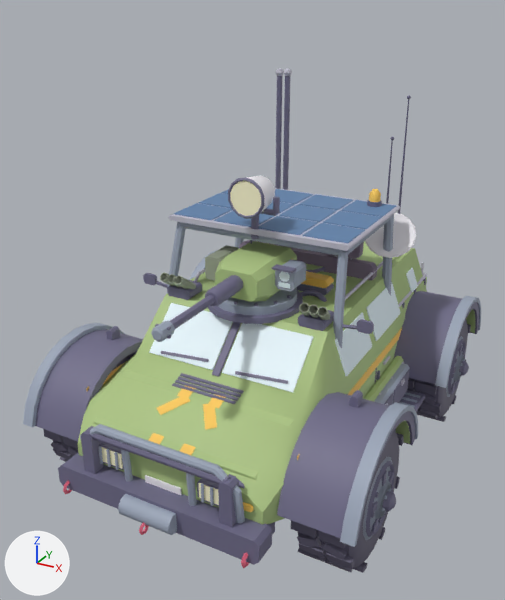
Before and after pictures for a commit that changed the glTF model src/assets/rover.glb.
Both versions are drawn from a 50 mm camera at (4.09, -8.3, 6.28) aimed at (-0.24, -0.44, 2.35). Every picture has the same lights, and +X, +Y and +Z are marked at lower left. The picture after the commit comes second. Where no turn or scale is listed for an object, it has been applied to the vertices. Vertices at exactly the same position are counted once.

Script lines for the objects in view, before the commit:
```python
ob_civ_beacon = bpy.data.objects.new('civ_beacon', me_civ_beacon)
ob_civ_beacon.location = (0.98, 0.9, 3.57)
ob_civ_beaconlens = bpy.data.objects.new('civ_beaconLens', me_civ_beaconlens)
ob_civ_beaconlens.location = (0.98, 0.9, 3.69)
ob_civ_cage = bpy.data.objects.new('civ_cage', me_civ_cage)
ob_civ_cage.location = (0.0, -0.03, 2.49)
ob_civ_canopy = bpy.data.objects.new('civ_canopy', me_civ_canopy)
ob_civ_canopy.location = (0.0, 0.12, 3.5)
ob_civ_cells = bpy.data.objects.new('civ_cells', me_civ_cells)
ob_civ_cells.location = (0.0, 0.12, 3.54)
ob_civ_dish = bpy.data.objects.new('civ_dish', me_civ_dish)
ob_civ_dish.location = (1.2, 1.04, 3.11)
ob_civ_mast = bpy.data.objects.new('civ_mast', me_civ_mast)
ob_civ_mast.parent = ob_civil_chassis
ob_civ_mast.location = (1.18, 1.12, 2.25)
ob_civ_mast.scale = (0.75, 0.75, 0.75)
ob_civ_pole = bpy.data.objects.new('civ_pole', me_civ_pole)
ob_civ_pole.location = (-1.24, 2.3, 3.3)
ob_mil_side11 = bpy.data.objects.new('mil_side11', me_mil_side11)
ob_mil_side11.location = (1.35, 0.57, 2.13)
# also in view: 'mil_arch-11' at (-1.85, -1.8, 1.49); 'mil_tread1' at (1.85, -1.8, 0.85); 'civ_bonnet' at (0.0, -1.88, 1.46); 'mil_hull' at (0.0, -0.11, 1.58); 'mil_wind-0.56' at (-0.56, -1.51, 2.19)
```
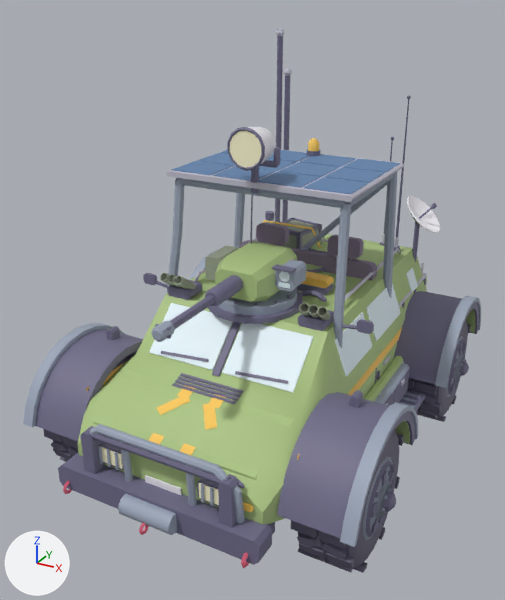
Commit message: Civil buggy: raise the canopy, move the dish and beacon

Where the newer file only moved an object's origin or applied its transform, the numbers keep the older frame.

Where the change shows, as pixel boxes [x1, y1, x2, y2] in the pictures (505 x 600 px; the box of a moved part takes in the faces that stretch with it):
'civ_cells', moved: before [174, 189, 396, 243]; after [172, 150, 400, 194]
'civ_cage', reshaped, moved: before [167, 214, 394, 348]; after [167, 172, 397, 348]
'civ_canopy', moved: before [169, 188, 400, 251]; after [166, 150, 404, 202]
'civ_dish', reshaped (35% narrower, 15% shorter): before [365, 213, 416, 258]; after [407, 196, 440, 234]
'civ_lightLens', moved: before [230, 181, 261, 216]; after [230, 130, 261, 168]
'civ_pole', moved, rescaled: before [275, 76, 282, 189]; after [275, 36, 283, 222]
'civ_lightBody', moved: before [246, 176, 275, 211]; after [248, 127, 276, 164]
'civ_lightRing', moved: before [228, 177, 264, 219]; after [227, 127, 265, 171]
'civ_lightYoke', moved: before [261, 196, 280, 216]; after [260, 147, 281, 168]
'civ_lightPost', moved: before [251, 215, 259, 239]; after [251, 166, 259, 193]
'civ_beaconLens', moved: before [369, 189, 381, 202]; after [308, 138, 319, 151]
'civ_mast', moved (not visible before): after [412, 221, 420, 262]
'civ_beacon', moved: before [367, 200, 382, 207]; after [307, 150, 321, 157]
'civ_poleCap', moved: before [276, 68, 284, 76]; after [276, 28, 284, 36]
part 1 of me_civ_cage, moved or reshaped (mostly hidden before): before [235, 237, 244, 248]; after [234, 193, 245, 248]
part 2 of me_civ_cage, moved or reshaped: before [382, 214, 394, 296]; after [383, 173, 397, 298]
part 3 of me_civ_cage, moved or reshaped: before [343, 215, 393, 254]; after [346, 172, 397, 206]
part 4 of me_civ_cage, moved or reshaped: before [179, 222, 343, 255]; after [177, 178, 346, 208]
part 5 of me_civ_cage, moved or reshaped (not visible before): after [300, 182, 387, 250]
part 6 of me_civ_cage, rebuilt: before [167, 222, 186, 288]; after [167, 179, 185, 288]
part 7 of me_civ_cage, rebuilt: before [333, 251, 348, 348]; after [333, 203, 351, 348]

The change, as a diff of the scene's bpy script:
```diff
--- a/src/assets/rover.glb.py
+++ b/src/assets/rover.glb.py
@@ me_civ_cage @@
-me_civ_cage.from_pydata(...)  # 184 vertices, 324 faces; spans x -1.37..1.37, y -1.08..1.08, z -1.0..1.0
+me_civ_cage.from_pydata(...)  # 200 vertices, 356 faces; spans x -1.37..1.37, y -1.08..1.08, z -1.3..1.3
+# me_civ_cage part 1: the loose piece of 16 vertices spanning x -1.37..-1.11, y 0.84..1.08, z -1.0..0.93 is scaled about its middle by (1, 1, 1.31)
+# me_civ_cage part 2: the loose piece of 16 vertices spanning x 1.11..1.37, y 0.84..1.08, z -1.0..0.93 is scaled about its middle by (1, 1, 1.31)
+# me_civ_cage part 3: the loose piece of 16 vertices spanning x 1.12..1.24, y -0.69..1.01, z 0.84..0.99 is moved by (0.0, 0.0, 0.3)
+# me_civ_cage part 4: the loose piece of 16 vertices spanning x -1.18..1.18, y -0.75..-0.62, z 0.84..0.97 is moved by (0.0, 0.0, 0.3)
+# me_civ_cage part 5: the loose piece of 12 vertices spanning x -1.28..1.23, y 0.86..1.06, z -0.98..0.92 is multiplied about its middle by the matrix ((1.119, 0.0, -0.157), (-0.001, 1.13, -0.006), (0.157, 0.006, 1.119))
+# me_civ_cage part 6: the loose piece of 24 vertices spanning x -1.36..-1.12, y -1.08..-0.62, z -1.0..0.92 is rebuilt with 32 vertices and now spans x -1.36..-1.12, y -1.08..-0.62, z -1.3..1.22
+# me_civ_cage part 7: the loose piece of 24 vertices spanning x 1.12..1.36, y -1.08..-0.62, z -1.0..0.92 is rebuilt with 32 vertices and now spans x 1.12..1.36, y -1.08..-0.62, z -1.3..1.22
+# other edits to the shape of me_civ_cage do not show in these pictures
 me_civ_cage.materials.append(mat_steel)
@@ me_civ_dish @@
-me_civ_dish.from_pydata(...)  # 98 vertices, 192 faces; spans x -0.357..0.357, y -0.269..0.269, z -0.259..0.259
+me_civ_dish.from_pydata(...)  # 98 vertices, 192 faces; spans x -0.149..0.389, y 0.894..1.63, z -0.268..0.234
+# me_civ_dish part 8: the whole mesh is multiplied about its middle by the matrix ((0.0, -1.0, 0.0), (0.969, 0.0, -0.247), (0.247, 0.0, 0.969)), then moved by (0.12, 1.262, -0.017)
 me_civ_dish.materials.append(mat_white)
@@ me_civ_pole @@
-me_civ_pole.from_pydata(...)  # 12 vertices, 20 faces; spans x -0.04..0.04, y -0.05..0.05, z -1.8..1.8
+me_civ_pole.from_pydata(...)  # 12 vertices, 20 faces; spans x -0.04..0.04, y -0.05..0.05, z -1.8..2.4
+# me_civ_pole part 9: the whole mesh is scaled about its middle by (1, 1, 1.17), then moved by (0.0, 0.0, 0.3)
 me_civ_pole.materials.append(mat_dark)
@@ ob_civ_beacon @@
 ob_civ_beacon = bpy.data.objects.new('civ_beacon', me_civ_beacon)
-ob_civ_beacon.location = (0.98, 0.9, 3.57)
+ob_civ_beacon.location = (0.0, 0.95, 4.17)
@@ ob_civ_beaconlens @@
 ob_civ_beaconlens = bpy.data.objects.new('civ_beaconLens', me_civ_beaconlens)
-ob_civ_beaconlens.location = (0.98, 0.9, 3.69)
+ob_civ_beaconlens.location = (0.0, 0.95, 4.3)
@@ ob_civ_cage @@
 ob_civ_cage = bpy.data.objects.new('civ_cage', me_civ_cage)
-ob_civ_cage.location = (0.0, -0.03, 2.49)
+ob_civ_cage.location = (0.0, -0.03, 2.79)
@@ ob_civ_canopy @@
 ob_civ_canopy = bpy.data.objects.new('civ_canopy', me_civ_canopy)
-ob_civ_canopy.location = (0.0, 0.12, 3.5)
+ob_civ_canopy.location = (0.0, 0.12, 4.1)
@@ ob_civ_cells @@
 ob_civ_cells = bpy.data.objects.new('civ_cells', me_civ_cells)
-ob_civ_cells.location = (0.0, 0.12, 3.54)
+ob_civ_cells.location = (0.0, 0.12, 4.14)
@@ ob_civ_mast @@
 ob_civ_mast.parent = ob_civil_chassis
-ob_civ_mast.location = (1.18, 1.12, 2.25)
+ob_civ_mast.location = (1.24, 2.3, 2.24)
 ob_civ_mast.scale = (0.75, 0.75, 0.75)
@@ ob_civ_polecap @@
 ob_civ_polecap = bpy.data.objects.new('civ_poleCap', me_civ_polecap)
-ob_civ_polecap.location = (-1.24, 2.3, 5.1)
+ob_civ_polecap.location = (-1.24, 2.3, 5.7)
@@ ob_civ_lightbody @@
 ob_civ_lightbody = bpy.data.objects.new('civ_lightBody', me_civ_lightbody)
-ob_civ_lightbody.location = (0.0, -0.79, 3.98)
+ob_civ_lightbody.location = (0.0, -0.79, 4.58)
@@ ob_civ_lightlens @@
 ob_civ_lightlens = bpy.data.objects.new('civ_lightLens', me_civ_lightlens)
-ob_civ_lightlens.location = (0.0, -1.02, 3.98)
+ob_civ_lightlens.location = (0.0, -1.02, 4.58)
@@ ob_civ_lightpost @@
 ob_civ_lightpost = bpy.data.objects.new('civ_lightPost', me_civ_lightpost)
-ob_civ_lightpost.location = (0.0, -0.8, 3.59)
+ob_civ_lightpost.location = (0.0, -0.8, 4.19)
@@ ob_civ_lightring @@
 ob_civ_lightring = bpy.data.objects.new('civ_lightRing', me_civ_lightring)
-ob_civ_lightring.location = (0.0, -1.03, 3.98)
+ob_civ_lightring.location = (0.0, -1.03, 4.58)
@@ ob_civ_lightyoke @@
 ob_civ_lightyoke = bpy.data.objects.new('civ_lightYoke', me_civ_lightyoke)
-ob_civ_lightyoke.location = (0.0, -0.8, 3.86)
+ob_civ_lightyoke.location = (0.0, -0.8, 4.46)
```
